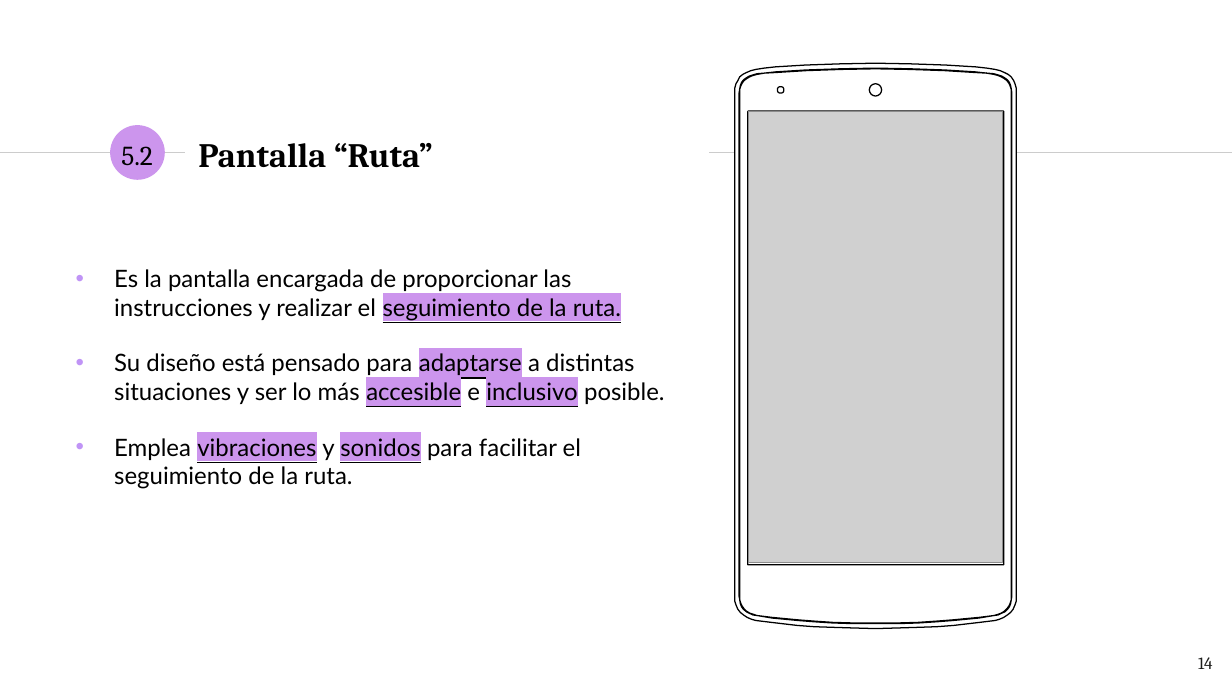
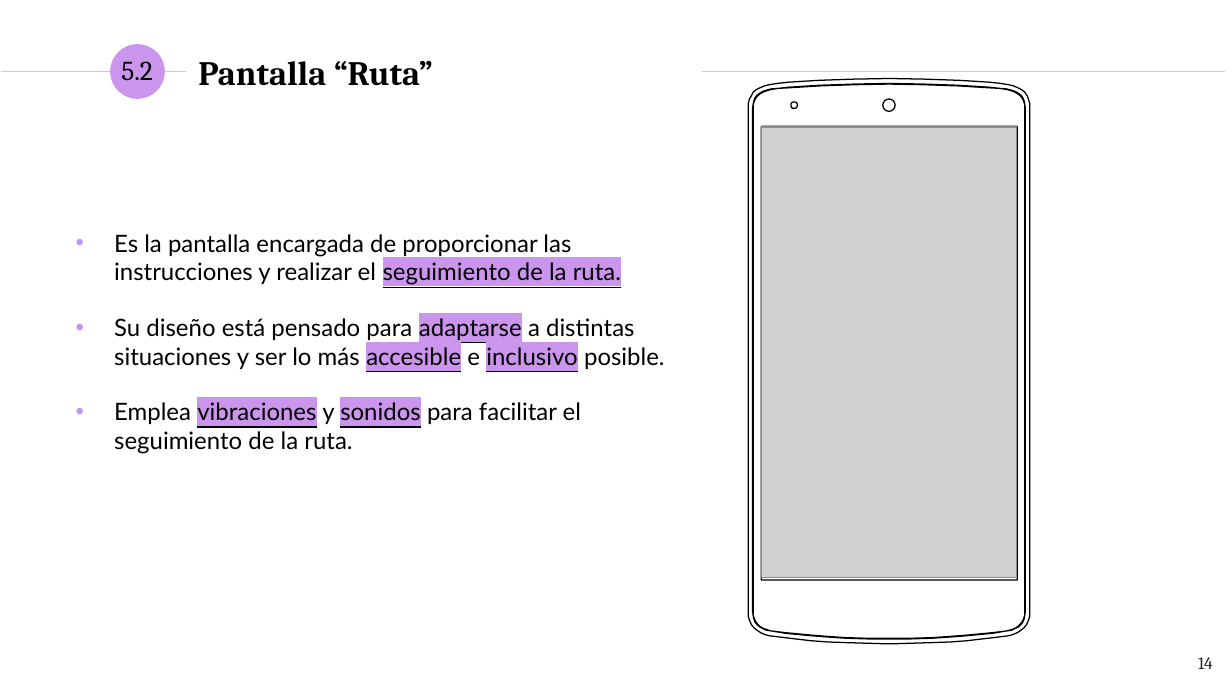
Before and after one commit to NILGroup/TFG-1920-DiscapacidadVisual, a slide deck: slide 14 of Defensa/presentaciónFinal_v2.pptx. Drawn at 1232x693 pixels with LibreOffice and Linux fonts; fonts in the diff are those of the drawing; grey boxes stand for pictures. Boxes give left, top, right and bottom in pixels: in the first picture for what was removed or moved away, otherwise in the second. Text is boxed around its words. In the diff, an @@ line names an element or a change of style, - is before the commit and + after.

Commit message:
diseño cambiado

```diff
--- a/Defensa/presentaciónFinal_v2.pptx
+++ b/Defensa/presentaciónFinal_v2.pptx
@@ text "5.2": place and size @@
-text "5.2" at box(121, 146, 152, 166)
+text "5.2" at box(121, 61, 152, 81)
@@ 1 title, 1 ellipse, 1 line: place and size @@
-1 title, 1 ellipse, 1 line at box(0, 126, 433, 180)
+1 title, 1 ellipse, 1 line at box(1, 44, 433, 99)
@@ line moved from (710, 153) - (1232, 153) to (702, 71) - (1225, 71) @@
@@ freeform shape: place and size @@
-freeform shape at box(734, 63, 1015, 628)
+freeform shape at box(748, 79, 1029, 644)
@@ picture: place and size @@
-picture at box(748, 112, 1003, 563)
+picture at box(761, 127, 1016, 578)
@@ 3 texts: place and size @@
-3 texts at box(114, 269, 665, 489)
+3 texts at box(114, 234, 665, 454)
```
Also in this commit, not shown: 9 other slides changed.
